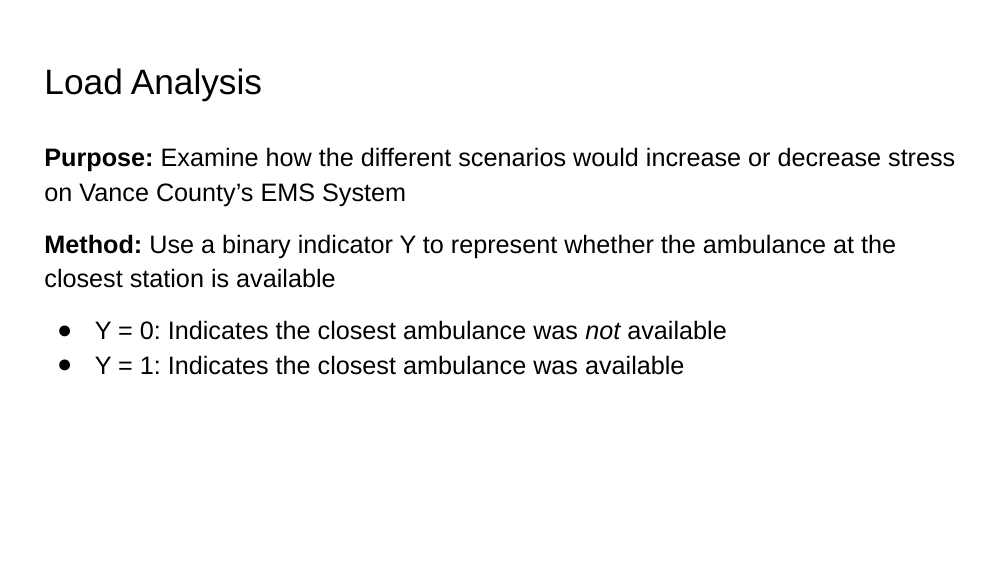
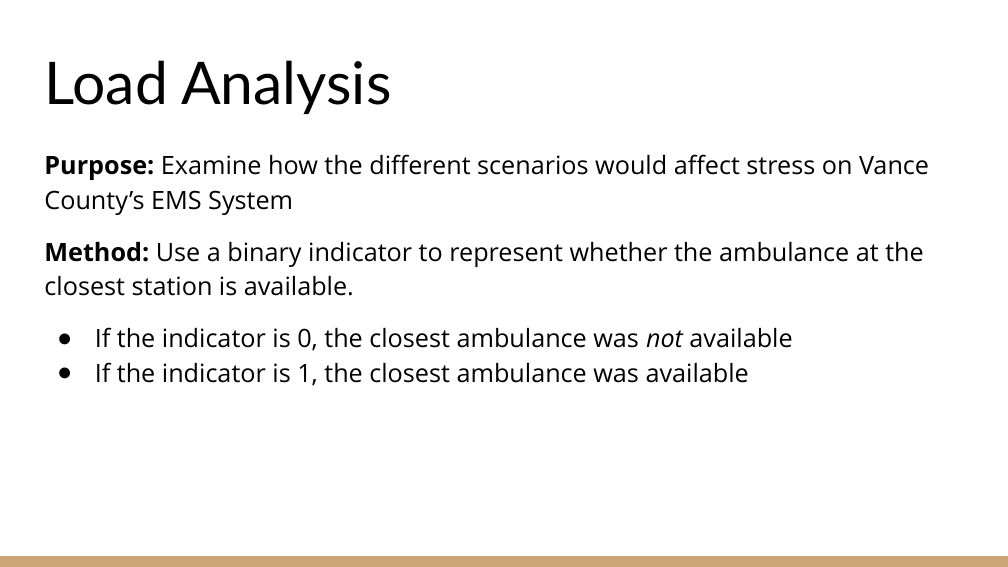
Before and after one commit to KenYe23/STA470S, a slide deck: slide 13 of EMS Stations Project/EMS_Station_Location.pptx (slide 15 before the commit). Drawn at 1008x567 pixels with LibreOffice and Linux fonts; fonts in the diff are those of the drawing. Boxes give left, top, right and bottom in pixels: in the first picture for what was removed or moved away, otherwise in the second. Text is boxed around its words. In the diff, an @@ line names an element or a change of style, - is before the commit and + after.

```diff
--- a/EMS Stations Project/EMS_Station_Location.pptx
+++ b/EMS Stations Project/EMS_Station_Location.pptx
@@ title "Load Analysis": place and size @@
-title "Load Analysis" at box(44, 68, 262, 100)
+title "Load Analysis" at box(44, 60, 391, 114)
@@ title "Load Analysis" at box(44, 60, 391, 114): size 25.2 to 42 pt, font Arial to Lato; vertical alignment top to bottom @@
@@ text at box(44, 154, 929, 386): text changed; font Arial to Open Sans @@
-Purpose: Examine how the different scenarios would increase or decrease stress on Vance County’s EMS System
-Method: Use a binary indicator Y to represent whether the ambulance at the closest station is available
-● Y = 0: Indicates the closest ambulance was not available
-● Y = 1: Indicates the closest ambulance was available
+Purpose: Examine how the different scenarios would affect stress on Vance County’s EMS System
+Method: Use a binary indicator to represent whether the ambulance at the closest station is available.
+● If the indicator is 0, the closest ambulance was not available
+● If the indicator is 1, the closest ambulance was available
@@ rectangle added at box(0, 556, 1008, 567), fill #CCA677 @@
```
Also in this commit, not shown: 16 other slides changed, 2 slides added, 4 slides removed, 1 other file.
